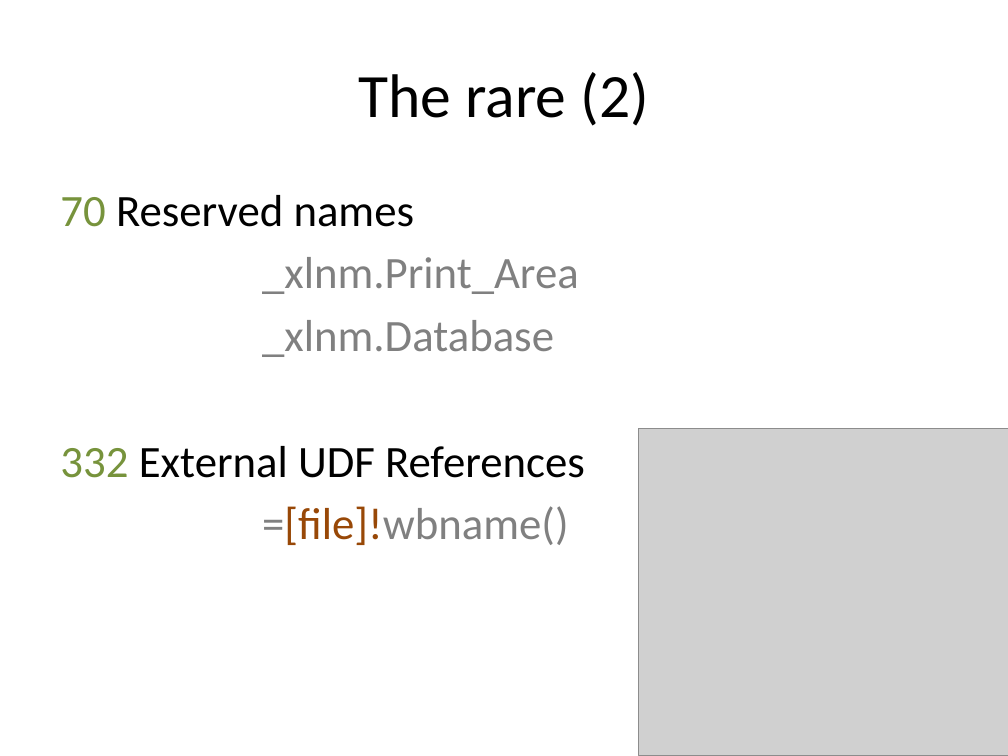
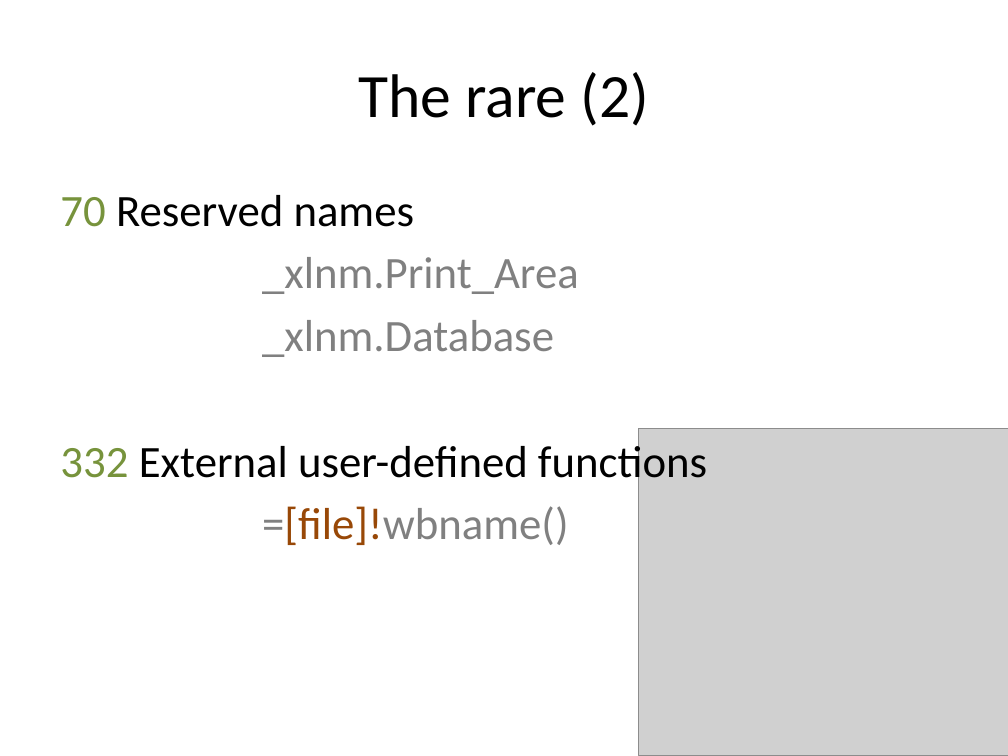
Before and after one commit to spreadsheetlab/XLGrammarPaper, a slide deck: slide 19 of presentation/XLParser.pptx (slide 16 before the commit). Drawn at 1008x756 pixels with LibreOffice and Linux fonts; fonts in the diff are those of the drawing; grey boxes stand for pictures. Boxes give left, top, right and bottom in pixels: in the first picture for what was removed or moved away, otherwise in the second. Text is boxed around its words. In the diff, an @@ line names an element or a change of style, - is before the commit and + after.

```diff
--- a/presentation/XLParser.pptx
+++ b/presentation/XLParser.pptx
@@ text at bbox=[60, 440, 707, 489]: text changed @@
-332 External UDF References
+332 External user-defined functions
```
Also in this commit, not shown: 6 other slides changed, 4 slides added, 1 slide removed.
